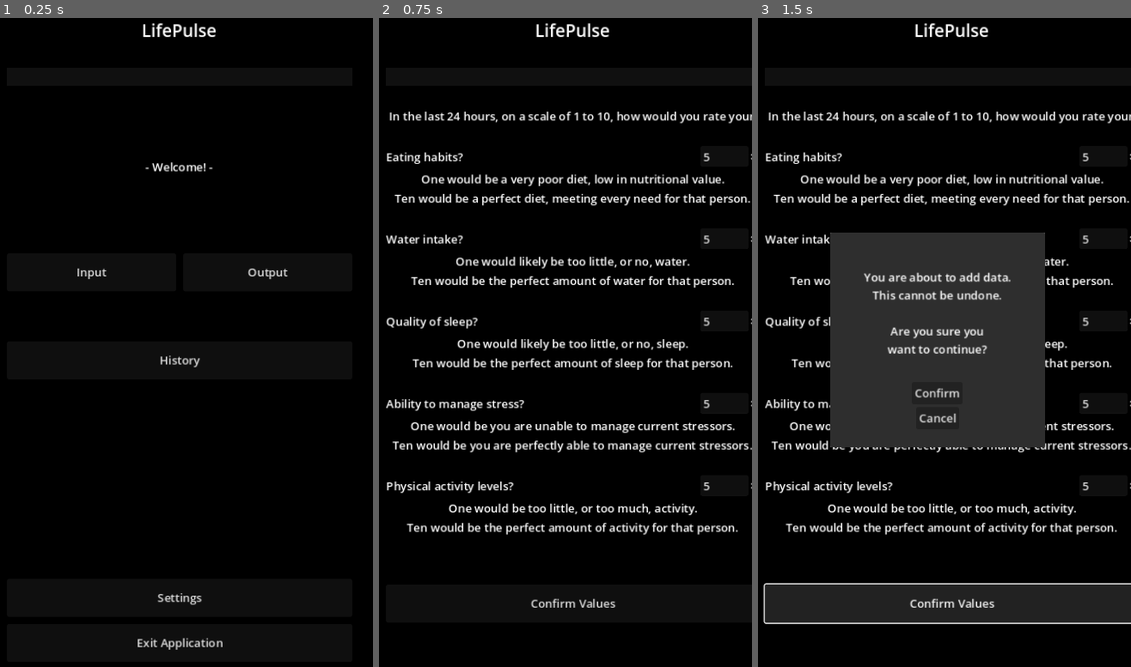
Above: before the commit, frames 1-3 (left to right).
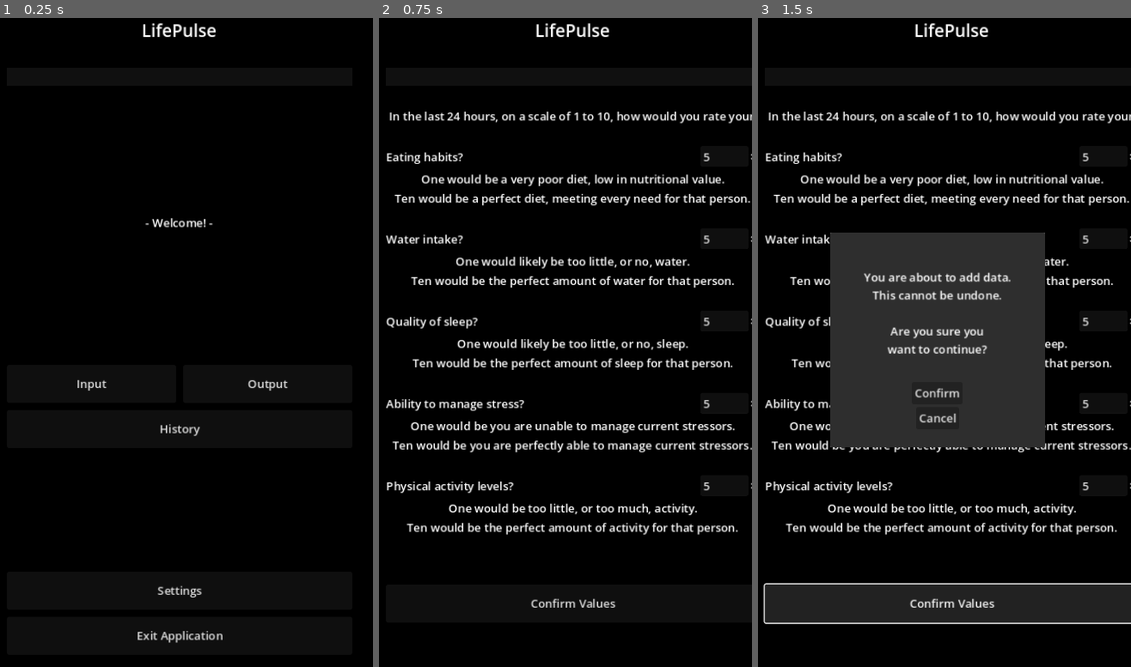
Above: after the commit, the same moments.

Repository: Thorqs/VitaPulsi
Game: Godot game, scene res://control.tscn
Same seed, same stepped clock (60 frames per second), same inputs: the game is played once before the commit and once after it.
Inputs:
- Up to frame 1 (0.25 s): no input
- Up to frame 2 (0.75 s): click "Input" at 0.5 s
- Up to frame 3 (1.5 s): click "Confirm Values" at 1.25 s

The runs differ from the first frame. In frame 1, 1.4% of the frame differs, in the area x 20-78%, y 22-98%; in frame 2, nothing differs; in frame 3, nothing differs.

Commit message:
Move means calculation to userdata object

Diff:
--- a/History.gd
+++ b/History.gd
@@ -8,7 +8,7 @@
 
 # Called when the node enters the scene tree for the first time.
 func _ready():
-	mainMenu = get_node("../Main Menu")
+	mainMenu = get_node("../Main")
 	hist_grid = get_node("History Scroll/History Contents")
 	userData.load_data()
 
--- a/Input.gd
+++ b/Input.gd
@@ -25,11 +25,6 @@
 	Stress = get_node("HBox_Stress/Stress_Val").value
 	Activity = get_node("HBox_Activity/Activity_Val").value
 
-	userData.update_food(Food)
-	userData.update_water(Water)
-	userData.update_sleep(Sleep)
-	userData.update_stress(Stress)
-	userData.update_activity(Activity)
-	userData.save_data()
+	userData.save_data([Food, Water, Sleep, Stress, Activity])
 
 	get_node("Input_Button/Input_Confirm").visible=false
--- a/Main Menu.gd
+++ b/Main Menu.gd
@@ -8,7 +8,7 @@
 
 # Called when the node enters the scene tree for the first time.
 func _ready():
-	settings_menu = get_node("../Settings Menu")
+	settings_menu = get_node("../Settings")
 	input_menu = get_node("../Input")
 	output_menu = get_node("../Output")
 	history_menu = get_node("../History")
--- a/Resources/UserData.gd
+++ b/Resources/UserData.gd
@@ -4,53 +4,31 @@
 var save_file_path = "user://save/"
 var save_file_name = "UserData.tres"
 
-@export var food_hist = []
-@export var water_hist = []
-@export var sleep_hist = []
-@export var stress_hist = []
-@export var active_hist = []
+@export var history_data = []
 @export var day_hist = []
 
 func load_data():
 	DirAccess.make_dir_absolute(save_file_path)
 	if ResourceLoader.exists(save_file_path + save_file_name):
 		var temp = ResourceLoader.load(save_file_path + save_file_name)
-		food_hist = temp.food_hist
-		water_hist = temp.water_hist
-		sleep_hist = temp.sleep_hist
-		stress_hist = temp.stress_hist
-		active_hist = temp.active_hist
+		history_data = temp.history_data
+		day_hist = temp.day_hist
 
-func save_data():
+func save_data(values: Array[int]):
 	day_hist.append(Time.get_date_string_from_system())
+	history_data.append(values)
 	ResourceSaver.save(self, save_file_path + save_file_name)
 
-func update_food(value : int):
-	food_hist.append(value)
+func clear_history():
+	history_data.clear()
+	day_hist.clear()
 
-func update_water(value : int):
-	water_hist.append(value)
+func calc_means(days = 90):
+	var means = [0, 0, 0, 0, 0]
 
-func update_sleep(value : int):
-	sleep_hist.append(value)
-
-func update_stress(value : int):
-	stress_hist.append(value)
-
-func update_activity(value : int):
-	active_hist.append(value)
-
-func clear_food_hist():
-	food_hist.clear()
-
-func clear_water_hist():
-	water_hist.clear()
-
-func clear_sleep_hist():
-	sleep_hist.clear()
-
-func clear_stress_hist():
-	stress_hist.clear()
-
-func clear_active_hist():
-	active_hist.clear()
+	if len(history_data) > 0:
+		for i in range(0,5):
+			for entry in history_data:
+				means[i] += entry[i]
+			means[i] = means[i]/len(history_data)
+	return means
--- a/Settings.gd
+++ b/Settings.gd
@@ -7,7 +7,7 @@
 func _ready():
 	# IMPORTANT: references History userData varable to avoid data race
 	userData = get_node("../History").userData
-	mainMenu = get_node("../Main Menu")
+	mainMenu = get_node("../Main")
 
 # Called every frame. 'delta' is the elapsed time since the previous frame.
 #func _process(_delta):
@@ -21,12 +21,8 @@
 	get_node("Clear_Button/Clear_Confirm").visible=false
 
 func _on_confirm_button_pressed():
-	userData.clear_food_hist()
-	userData.clear_water_hist()
-	userData.clear_sleep_hist()
-	userData.clear_stress_hist()
-	userData.clear_active_hist()
-	userData.save_data()
+	userData.clear_history()
+	#userData.save_data() # not sure why this is here
 	get_node("Clear_Button/Clear_Confirm").visible=false
 
 
--- a/control.tscn
+++ b/control.tscn
@@ -78,6 +78,7 @@
 [node name="Welcome Spacer" type="Control" parent="Panel/HBox/VBox/Main"]
 custom_minimum_size = Vector2(0, 74)
 layout_mode = 2
+size_flags_vertical = 3
 
 [node name="Welcome!" type="Label" parent="Panel/HBox/VBox/Main"]
 custom_minimum_size = Vector2(0, 50)
@@ -89,6 +90,7 @@
 [node name="Button Spacer" type="Control" parent="Panel/HBox/VBox/Main"]
 custom_minimum_size = Vector2(0, 75)
 layout_mode = 2
+size_flags_vertical = 3
 
 [node name="MM IO Buttons" type="HBoxContainer" parent="Panel/HBox/VBox/Main"]
 layout_mode = 2
@@ -107,6 +109,7 @@
 vertical_icon_alignment = 2
 
 [node name="Button Spacer2" type="Control" parent="Panel/HBox/VBox/Main"]
+visible = false
 custom_minimum_size = Vector2(0, 50)
 layout_mode = 2
 
@@ -133,7 +136,7 @@
 icon_alignment = 1
 vertical_icon_alignment = 2
 
-[node name="MM_Bottom_Space" type="Control" parent="Panel/Main VBox/Main Menu"]
+[node name="MM_Bottom_Space" type="Control" parent="Panel/HBox/VBox/Main"]
 layout_mode = 2
 
 [node name="Settings" type="VBoxContainer" parent="Panel/HBox/VBox"]
@@ -310,7 +313,6 @@
 layout_mode = 2
 
 [node name="History" type="VBoxContainer" parent="Panel/HBox/VBox"]
-
 visible = false
 layout_mode = 2
 size_flags_vertical = 3
--- a/radar_display.gd
+++ b/radar_display.gd
@@ -27,7 +27,7 @@
 const pos3 = Vector2(sin(1.2*PI), -cos(1.2*PI))
 const pos4 = Vector2(sin(1.6*PI), -cos(1.6*PI))
 
-var data = UserData
+var data: UserData
 
 # Called when the node enters the scene tree for the first time.
 func _ready():
@@ -103,29 +103,8 @@
 # Called every frame. 'delta' is the elapsed time since the previous frame.
 #func _process(_delta):
 func update_output():
-	var means = [0, 0, 0, 0, 0]
+	var means = data.calc_means()
 	var LoC = ["Food", "Water", "Sleep", "Stress", "Activity"]
-	if len(data.food_hist) > 0:
-		for entry in data.food_hist:
-			means[0] += entry
-		means[0] = means[0]/len(data.food_hist)
-
-		for entry in data.water_hist:
-			means[1] += entry
-		means[1] = means[1]/len(data.water_hist)
-
-		for entry in data.sleep_hist:
-			means[2] += entry
-		means[2] = means[2]/len(data.sleep_hist)
-
-		for entry in data.stress_hist:
-			means[3] += entry
-		means[3] = means[3]/len(data.stress_hist)
-
-		for entry in data.active_hist:
-			means[4] += entry
-		means[4] = means[4]/len(data.active_hist)
-
 	var DW_Array = []
 	var DOK_Array = []
 	var DP_Array = []
